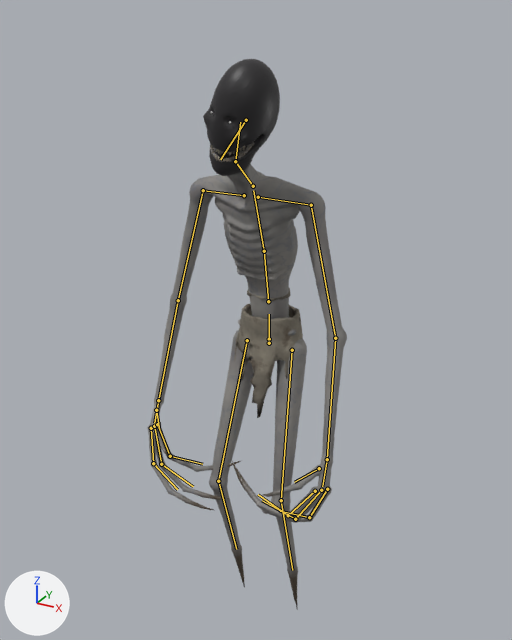
Before and after pictures for a commit that changed the FBX model art/ashgrove/Entities/Dybbuk/Animations/AH_Ent_Dybbuk_Anim_Idle.fbx.
The view is the same before and after, from a camera (50 mm lens) standing at (4.21, -8.1, 9.2) and looking at (-0.13, -0.21, 5.26). The axes (+X, +Y, +Z) are drawn at lower left. The lights are the same throughout. The picture after the commit comes second. Both versions are drawn at frame 78 of the action 'Scene'; the numbers are the values there. The bones that change, and the others that lie on the model, are drawn over the model as lines.

The first picture shows 'AH_Ent_Dybbuk'.
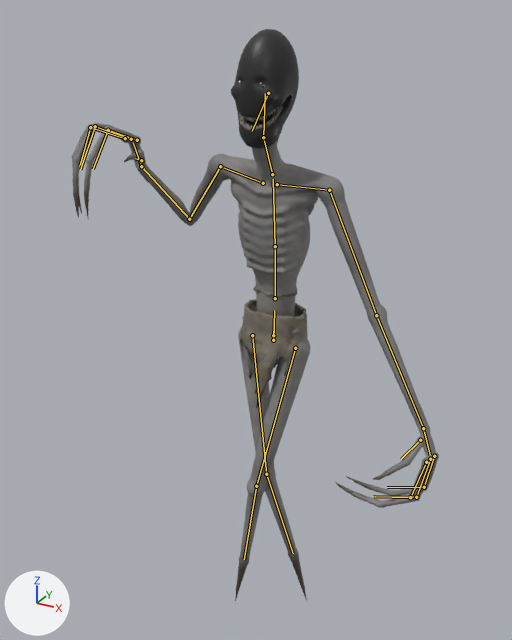
Where the change shows, as pixel boxes (x1, y1, x2, y2) in the pictures (512 x 640 px):
'AH_Ent_Dybbuk', posed (83% wider): before (147, 59, 347, 608); after (72, 29, 439, 602)
bone 'HumanoidRootNode', root to tip: before (269, 339) to (269, 334); after (273, 335) to (273, 331)
bone 'Hips', root to tip: before (269, 343) to (269, 314); after (273, 340) to (274, 310)
bone 'Spine', root to tip: before (268, 301) to (264, 251); after (275, 298) to (275, 246)
bone 'Chest', root to tip: before (264, 251) to (253, 190); after (275, 246) to (273, 179)
bone 'Neck', root to tip: before (253, 186) to (235, 161); after (272, 174) to (263, 137)
bone 'Head', root to tip: before (235, 161) to (240, 122); after (263, 137) to (265, 93)
bone 'Clavicle_L', root to tip: before (258, 197) to (311, 205); after (277, 184) to (329, 190)
bone 'UpperArm_L', root to tip: before (311, 205) to (335, 338); after (329, 190) to (376, 315)
bone 'LowerArm_L', root to tip: before (335, 338) to (327, 459); after (376, 315) to (423, 428)
bone 'Hand_L', root to tip: before (327, 459) to (322, 486); after (423, 428) to (430, 455)
bone 'FingerA1_L', root to tip: before (315, 491) to (288, 515); after (426, 462) to (410, 497)
bone 'FingerA2_L', root to tip: before (288, 515) to (258, 494); after (410, 497) to (373, 496)
bone 'FingerB2_L', root to tip: before (295, 519) to (262, 500); after (416, 497) to (375, 496)
bone 'FingerC1_L', root to tip: before (327, 489) to (309, 517); after (434, 456) to (424, 487)
bone 'FingerC2_L', root to tip: before (309, 517) to (280, 511); after (424, 487) to (387, 487)
bone 'Thumb_L', root to tip: before (319, 468) to (294, 482); after (420, 440) to (401, 459)
bone 'Clavicle_R', root to tip: before (244, 195) to (203, 190); after (263, 183) to (220, 166)
bone 'UpperArm_R', root to tip: before (203, 190) to (178, 300); after (220, 166) to (189, 219)
bone 'LowerArm_R', root to tip: before (178, 300) to (158, 400); after (189, 219) to (141, 166)
bone 'Hand_R', root to tip: before (158, 400) to (154, 423); after (141, 166) to (133, 142)
bone 'FingerA1_R', root to tip: before (151, 428) to (153, 463); after (137, 140) to (108, 130)
bone 'FingerA2_R', root to tip: before (153, 463) to (177, 489); after (108, 130) to (93, 169)
bone 'FingerB1_R', root to tip: before (154, 426) to (161, 464); after (131, 139) to (95, 126)
bone 'FingerB2_R', root to tip: before (161, 464) to (193, 486); after (95, 126) to (80, 169)
bone 'FingerC1_R', root to tip: before (157, 424) to (170, 456); after (125, 138) to (90, 127)
bone 'FingerC2_R', root to tip: before (170, 456) to (202, 464); after (90, 127) to (80, 165)
bone 'Thumb_R', root to tip: before (156, 410) to (159, 430); after (141, 160) to (135, 158)
bone 'UpperLeg_L', root to tip: before (292, 350) to (281, 500); after (295, 348) to (256, 486)
bone 'LowerLeg_L', root to tip: before (281, 500) to (292, 570); after (256, 486) to (244, 559)
bone 'UpperLeg_R', root to tip: before (247, 340) to (218, 481); after (252, 335) to (266, 474)
bone 'LowerLeg_R', root to tip: before (218, 481) to (236, 549); after (266, 474) to (293, 553)

What the commit changed:
Bone 'HumanoidRootNode' (bone_humanoidrootnode) moves from (-0.04, -0.16, 0.01) to (0.0, -0.12, -0.05).
Bone 'Hips' (bone_hips) turns from (0, 0, 1) to (0, -4, -2) degrees about its own x, y and z.
Bone 'Spine' (bone_spine) turns from (7, 0, 0) to (2, 2, 0) degrees about its own x, y and z.
Bone 'Chest' (bone_chest) turns from (12, 0, -1) to (3, 3, 2) degrees about its own x, y and z.
Bone 'Neck' (bone_neck) turns from (19, -3, 0) to (12, -2, 0) degrees about its own x, y and z.
Bone 'Head' (bone_head) turns from (-24, -18, -11) to (-14, -3, -4) degrees about its own x, y and z.
Bone 'Clavicle_L' (bone_clavicle_l) turns from (0, 1, -7) to (0, 0, -4) degrees about its own x, y and z.
Bone 'UpperArm_L' (bone_upperarm_l) turns from (25, 7, -30) to (8, 2, -28) degrees about its own x, y and z.
Bone 'LowerArm_L' (bone_lowerarm_l) turns from (10, 0, -4) to (0, 0, 8) degrees about its own x, y and z.
Bone 'Hand_L' (bone_hand_l) turns from (3, 0, 5) to (7, 0, 4) degrees about its own x, y and z.
Bone 'FingerA1_L' (bone_fingera1_l) turns from (26, -5, 0) to (23, 2, 6) degrees about its own x, y and z.
Bone 'FingerA2_L' (bone_fingera2_l) turns from (33, -5, 3) to (26, -4, 2) degrees about its own x, y and z.
Bone 'FingerB2_L' (bone_fingerb2_l) turns from (29, -2, 1) to (26, -2, 1) degrees about its own x, y and z.
Bone 'FingerC1_L' (bone_fingerc1_l) turns from (16, 0, 0) to (22, -5, -6) degrees about its own x, y and z.
Bone 'FingerC2_L' (bone_fingerc2_l) turns from (20, 0, 0) to (26, 0, 0) degrees about its own x, y and z.
Bone 'Thumb_L' (bone_thumb_l) turns from (0, 0, 0) to (8, -9, 5) degrees about its own x, y and z.
Bone 'Clavicle_R' (bone_clavicle_r) turns from (0, -1, 7) to (0, 1, -10) degrees about its own x, y and z.
Bone 'UpperArm_R' (bone_upperarm_r) turns from (22, -6, 31) to (-22, 4, 21) degrees about its own x, y and z.
Bone 'LowerArm_R' (bone_lowerarm_r) turns from (6, 0, 5) to (100, 56, -48) degrees about its own x, y and z.
Bone 'Hand_R' (bone_hand_r) turns from (2, 0, -7) to (-29, 4, 15) degrees about its own x, y and z.
Bone 'FingerA1_R' (bone_fingera1_r) turns from (6, 1, 0) to (39, -1, -6) degrees about its own x, y and z.
Bone 'FingerA2_R' (bone_fingera2_r) turns from (8, 1, -1) to (45, 7, -3) degrees about its own x, y and z.
Bone 'FingerB1_R' (bone_fingerb1_r) turns from (11, 1, 0) to (38, 3, 0) degrees about its own x, y and z.
Bone 'FingerB2_R' (bone_fingerb2_r) turns from (14, 1, -1) to (45, 3, -1) degrees about its own x, y and z.
Bone 'FingerC1_R' (bone_fingerc1_r) turns from (20, 0, 0) to (39, 6, 7) degrees about its own x, y and z.
Bone 'FingerC2_R' (bone_fingerc2_r) turns from (26, 0, 0) to (46, -1, 0) degrees about its own x, y and z.
Bone 'Thumb_R' (bone_thumb_r) turns from (0, 0, 0) to (9, 11, -5) degrees about its own x, y and z.
Bone 'UpperLeg_L' (bone_upperleg_l) turns from (11, 0, 1) to (10, 1, -9) degrees about its own x, y and z.
Bone 'LowerLeg_L' (bone_lowerleg_l) turns from (-19, 0, -3) to (-8, 0, -3) degrees about its own x, y and z.
Bone 'UpperLeg_R' (bone_upperleg_r) turns from (12, 0, -2) to (0, 0, 14) degrees about its own x, y and z.
Bone 'LowerLeg_R' (bone_lowerleg_r) turns from (-21, 0, 3) to (-5, 0, 0) degrees about its own x, y and z.
